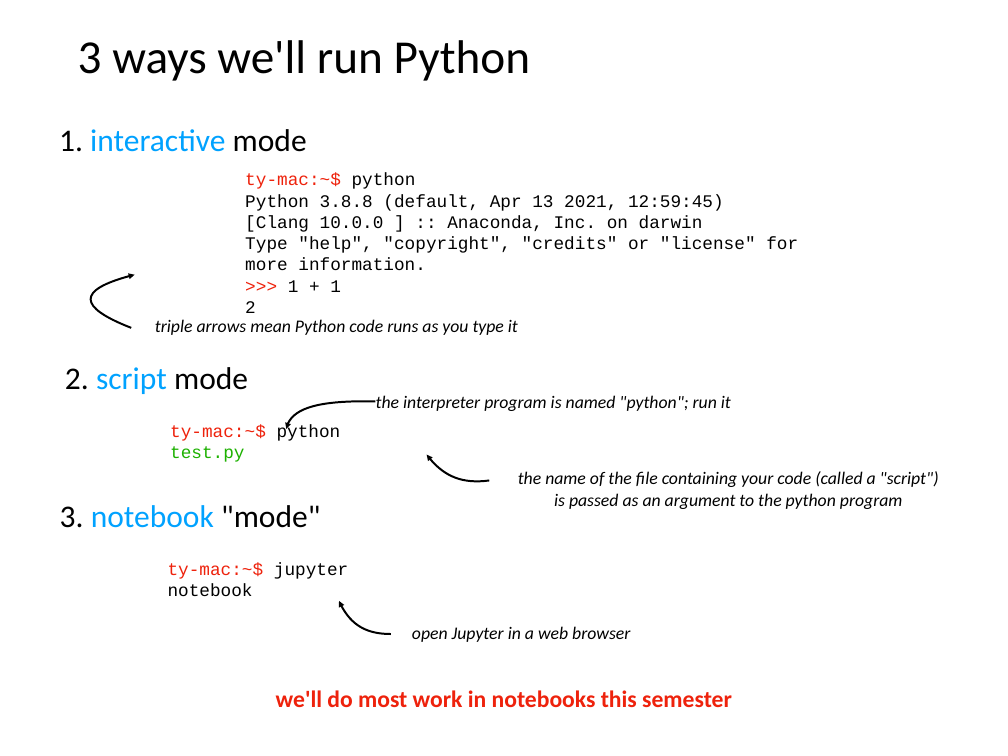
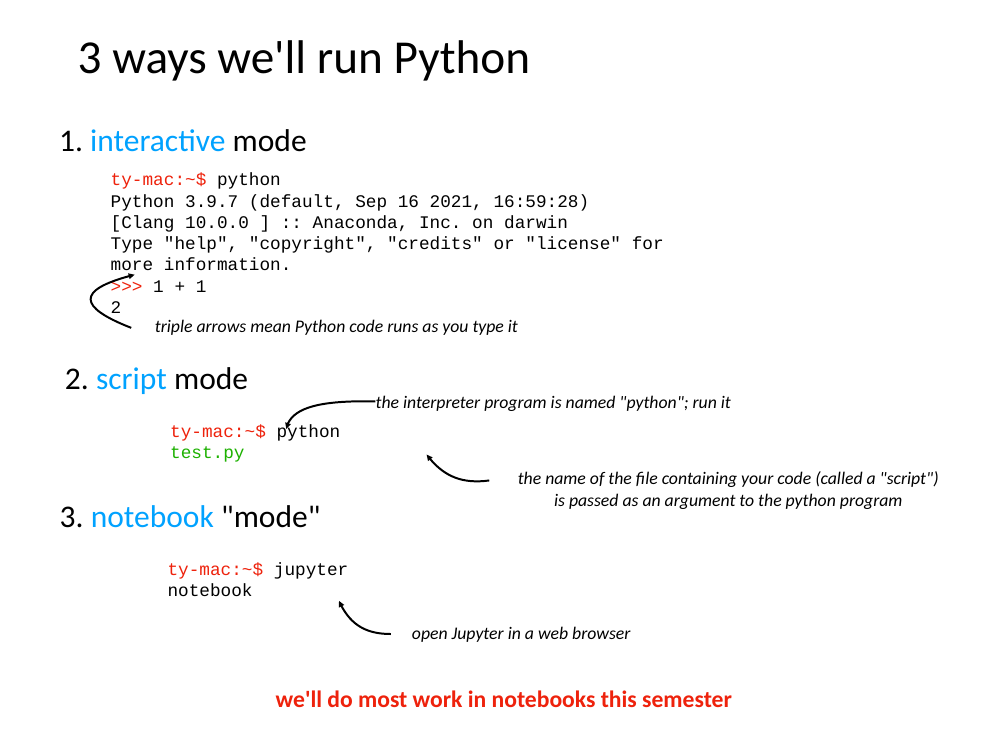
Before and after one commit to tylerharter/caraza-harter-com, a slide deck: slide 21 of tyler/meena/cs220/s22/materials/lecture_ppts/lec_03_S22.ppt. Drawn at 1008x756 pixels with LibreOffice and Linux fonts; fonts in the diff are those of the drawing. Boxes give left, top, right and bottom in pixels: in the first picture for what was removed or moved away, otherwise in the second. Text is boxed around its words. In the diff, an @@ line names an element or a change of style, - is before the commit and + after.

Commit message:
cs220 lec003 update py ver

```diff
--- a/tyler/meena/cs220/s22/materials/lecture_ppts/lec_03_S22.ppt
+++ b/tyler/meena/cs220/s22/materials/lecture_ppts/lec_03_S22.ppt
@@ text "ty-mac:~$ python": place and size @@
-text "ty-mac:~$ python" at bbox=[245, 173, 798, 313]
+text "ty-mac:~$ python" at bbox=[111, 173, 664, 319]
@@ text at bbox=[111, 194, 590, 211]: text changed @@
-Python 3.8.8 (default, Apr 13 2021, 12:59:45)
+Python 3.9.7 (default, Sep 16 2021, 16:59:28)
```
Also in this commit, not shown: 2 other slides changed.
